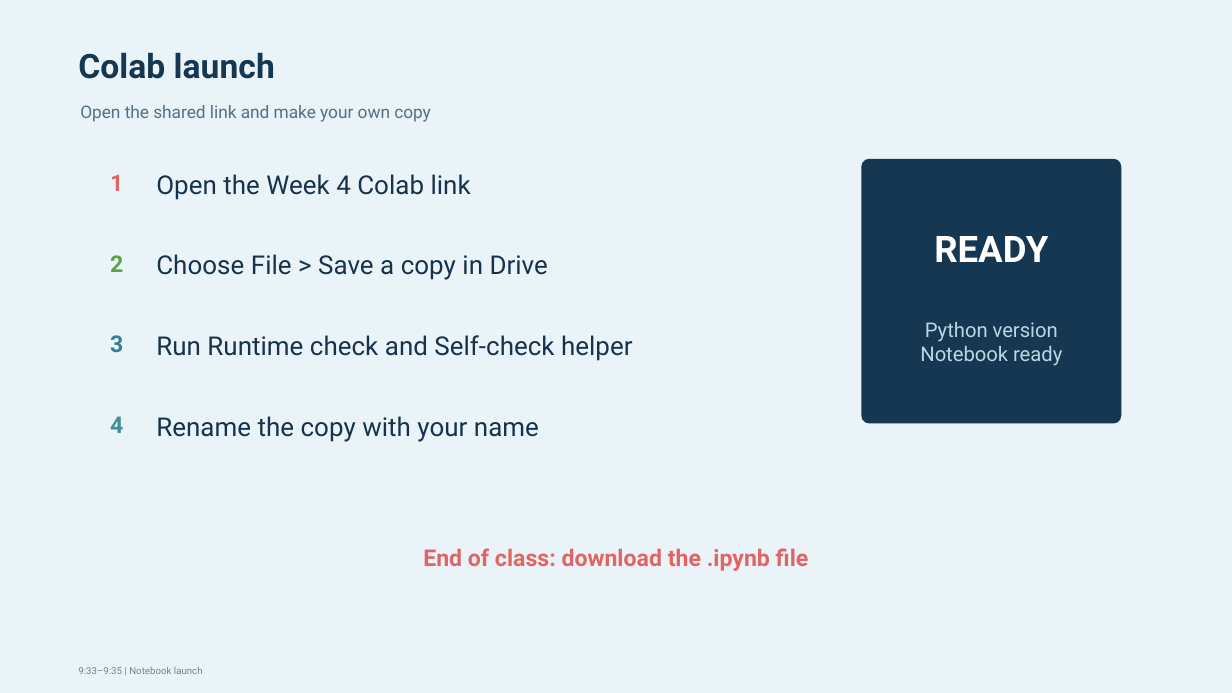
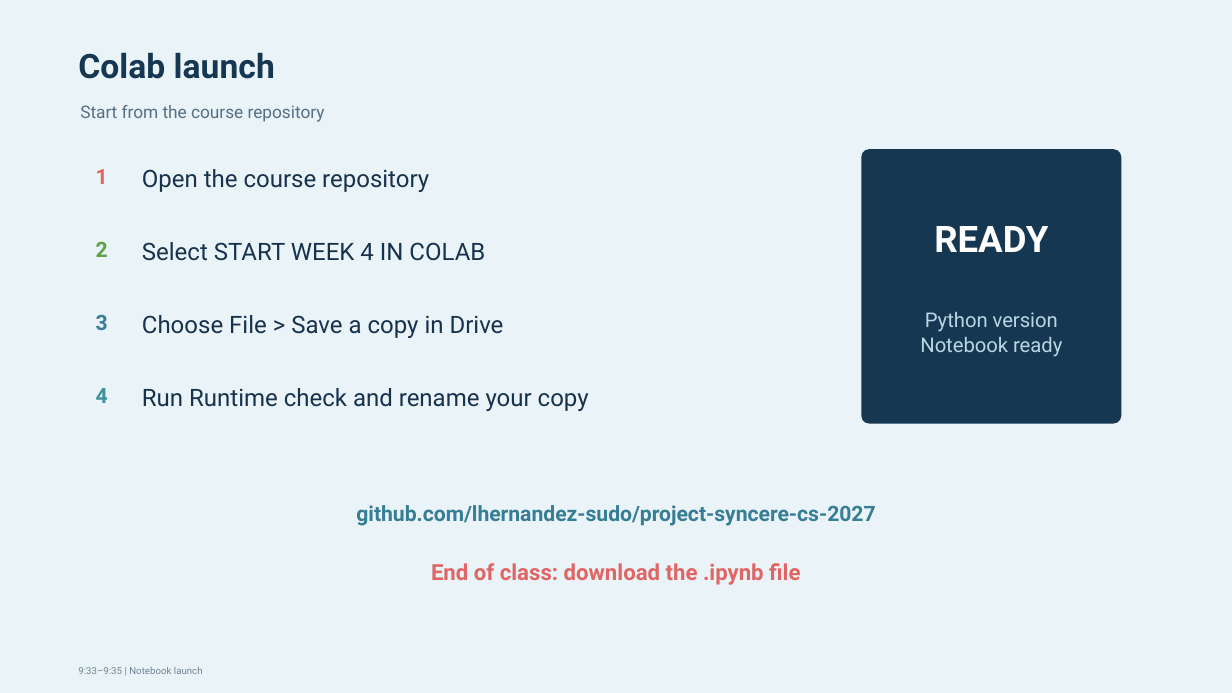
Before and after one commit to lhernandez-sudo/project-syncere-cs-2027, a slide deck: slide 10 of week-04-foundations-cloud/slides/week-04-colab-workshop.pptx. Drawn at 1232x693 pixels with LibreOffice and Linux fonts; fonts in the diff are those of the drawing. Boxes give left, top, right and bottom in pixels: in the first picture for what was removed or moved away, otherwise in the second. Text is boxed around its words. In the diff, an @@ line names an element or a change of style, - is before the commit and + after.

Commit message:
Show students how to open the Week 4 Colab notebook

```diff
--- a/week-04-foundations-cloud/slides/week-04-colab-workshop.pptx
+++ b/week-04-foundations-cloud/slides/week-04-colab-workshop.pptx
@@ text at (x1=80, y1=105, x2=325, y2=122): text changed @@
-Open the shared link and make your own copy
+Start from the course repository
@@ rounded rectangle resized from (x1=861, y1=159, x2=1121, y2=423) to (x1=861, y1=149, x2=1121, y2=423) @@
@@ text "1" moved from (x1=110, y1=174, x2=123, y2=191) to (x1=96, y1=169, x2=108, y2=184) @@
@@ text at (x1=142, y1=169, x2=429, y2=192): text changed; size 20.2 to 18.8 pt @@
-Open the Week 4 Colab link
+Open the course repository
@@ text "2" moved from (x1=110, y1=255, x2=123, y2=272) to (x1=96, y1=241, x2=108, y2=257) @@
@@ text "READY" moved from (x1=934, y1=236, x2=1048, y2=262) to (x1=934, y1=226, x2=1048, y2=252) @@
@@ text added at (x1=142, y1=242, x2=485, y2=261), 18.8 pt, text #17324D @@
+Select START WEEK 4 IN COLAB
@@ text "3" moved from (x1=110, y1=335, x2=123, y2=352) to (x1=96, y1=314, x2=108, y2=330) @@
@@ text "Choose File > Save a ..." moved from (x1=156, y1=254, x2=548, y2=280) to (x1=142, y1=315, x2=504, y2=338) @@
@@ text "Choose File > Save a ..." at (x1=142, y1=315, x2=504, y2=338): size 20.2 to 18.8 pt @@
@@ text "Python version" moved from (x1=920, y1=322, x2=1062, y2=366) to (x1=920, y1=312, x2=1062, y2=357) @@
@@ size 18 to 16.5 pt in 4 elements at (x1=96, y1=169, x2=108, y2=184), (x1=96, y1=241, x2=108, y2=257), (x1=96, y1=314, x2=108, y2=330), (x1=96, y1=388, x2=108, y2=403) @@
@@ text "4" moved from (x1=110, y1=416, x2=123, y2=433) to (x1=96, y1=388, x2=108, y2=403) @@
@@ text at (x1=142, y1=388, x2=589, y2=411): text changed; size 20.2 to 18.8 pt @@
-Run Runtime check and Self-check helper
+Run Runtime check and rename your copy
@@ text removed at (x1=156, y1=416, x2=539, y2=442) @@
-Rename the copy with your name
@@ text added at (x1=356, y1=505, x2=875, y2=526), 16.5 pt, text #367D96, bold @@
+github.com/lhernandez-sudo/project-syncere-cs-2027
@@ text "End of class: download the ..." moved from (x1=423, y1=548, x2=809, y2=571) to (x1=431, y1=563, x2=800, y2=585) @@
@@ text "End of class: download the ..." at (x1=431, y1=563, x2=800, y2=585): size 18 to 17.2 pt @@
```
